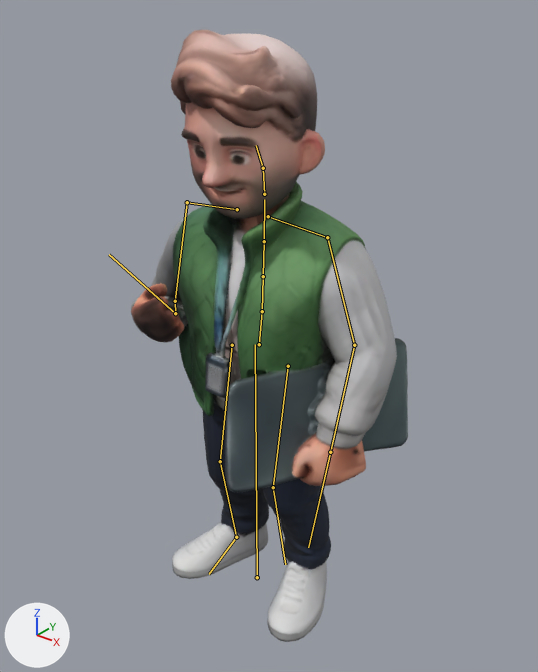
The glTF model web/yard/assets/staff_1.glb: old version first, new version second.
Both versions are drawn from a 50 mm camera at (1.429, -1.714, 2.138) aimed at (0.007, 0.064, 1.035). Lighting does not change. The marker at lower left points along +X, +Y and +Z. The older version comes first. Both versions are drawn at frame 65 of the action 'pause'; the numbers are the values there. The bones that change, and the others that lie on the model, are drawn over the model as lines.

Objects in the first picture: 'character'.
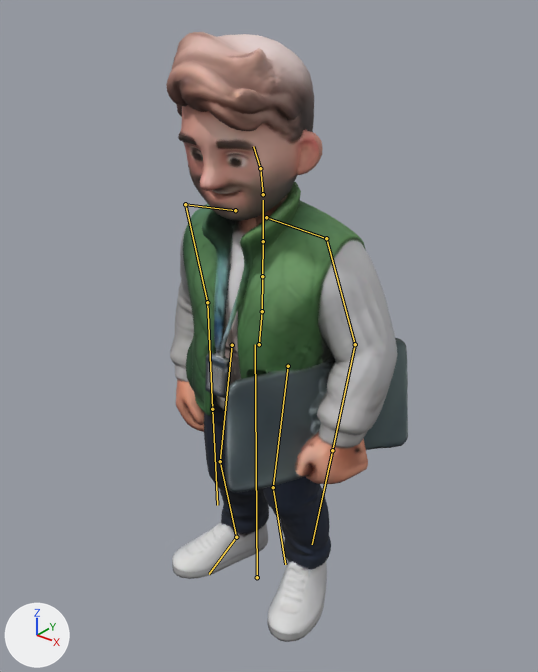
Boxes (x1, y1, x2, y2) around the edits, measured in the pictures (538 x 672 px):
'character', posed (13% narrower): before (131, 30, 408, 642); after (166, 32, 408, 642)
bone 'Spine', root to tip: before (262, 311) to (263, 276); after (262, 311) to (262, 276)
bone 'RightShoulder', root to tip: before (237, 209) to (187, 202); after (235, 210) to (185, 204)
bone 'RightUpperArm', root to tip: before (187, 202) to (175, 301); after (185, 204) to (207, 302)
bone 'RightLowerArm', root to tip: before (175, 301) to (175, 313); after (207, 302) to (212, 409)
bone 'RightHand', root to tip: before (175, 313) to (109, 254); after (212, 409) to (217, 505)

The edits, one by one:
Bone 'Spine' (bone_spine) turns from (4, 0, 0) to (5, 0, 0) degrees about its own x, y and z.
Bone 'RightShoulder' (bone_rightshoulder) turns from (1, 0, 0) to (0, 0, 0) degrees about its own x, y and z.
Bone 'RightUpperArm' (bone_rightupperarm) turns from (-8, 2, 12) to (0, 0, 0) degrees about its own x, y and z.
Bone 'RightLowerArm' (bone_rightlowerarm) turns from (-53, -27, -75) to (0, 0, 0) degrees about its own x, y and z.
Bone 'RightHand' (bone_righthand) turns from (-36, -4, -3) to (0, 0, 0) degrees about its own x, y and z.
